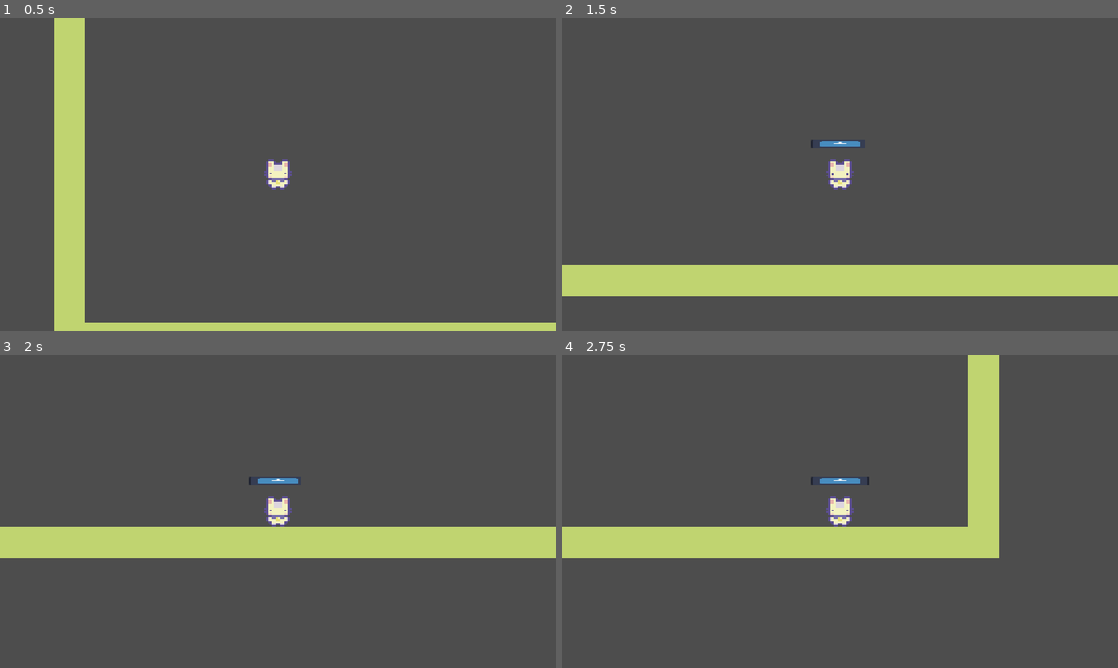
Above: before the commit, frames 1-4 (two rows, left to right).
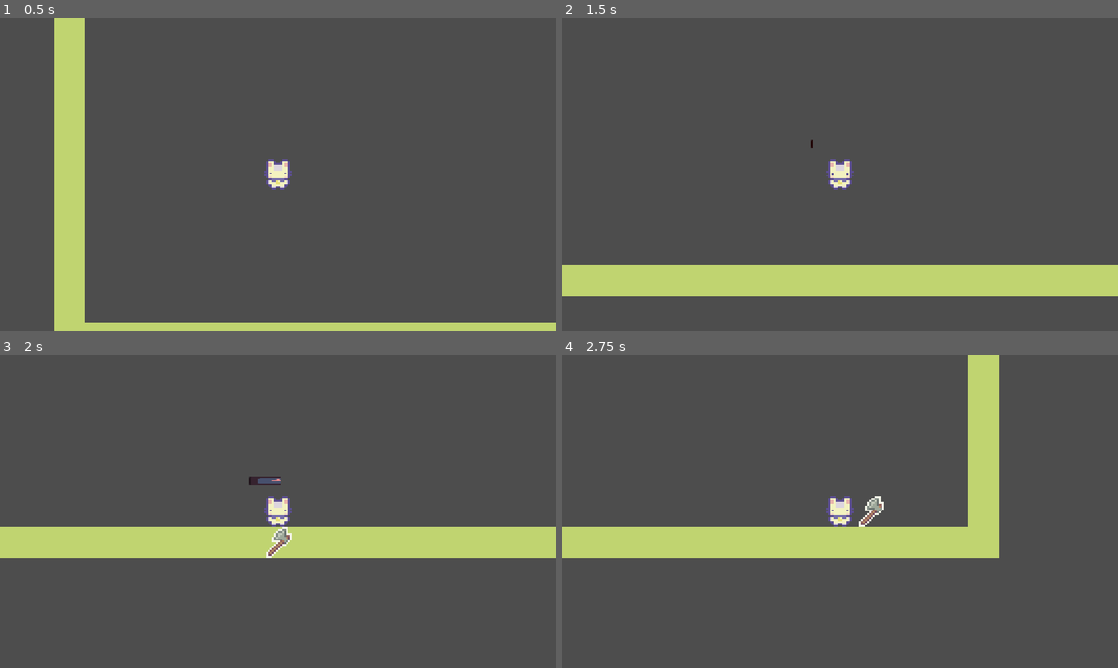
Above: after the commit, the same moments.

Repository: autumnevelyn/Jam-Game
Game: Godot game, scene res://scenes/levels/level_1.tscn
The game is run twice, just before and just after one commit, with the same random seed, the same clock (stepped at 60 frames per second) and the same inputs. The engine's default icon, where the game draws it, is replaced by a stand-in: a white triangle on a blue panel in a dark square.
Inputs:
- Up to frame 1 (0.5 s): no input
- Up to frame 2 (1.5 s): tap Enter (ui_accept) at 0.5, 1.35 s; hold Right (ui_right) 0.53-1.28 s; hold Enter (ui_accept) 0.53-1.28 s; hold Down (ui_down) from 1.28 s (still down)
- Up to frame 3 (2 s): keep holding Down (ui_down); tap Enter (ui_accept) at 1.52, 1.82 s
- Up to frame 4 (2.75 s): release Down (ui_down) at 2.03 s; hold Right (ui_right) from 2.03 s (still down); hold Enter (ui_accept) from 2.03 s (still down)

Frame 1 is identical in both runs. In frame 2, 0.1% of the frame differs, in the area x 44-54%, y 38-42%; in frame 3, 0.4%, in the area x 45-54%, y 38-65%; in frame 4, 0.4%.

Commit message:
to early attack indicator

Diff:
--- a/scenes/prefabs/player.tscn
+++ b/scenes/prefabs/player.tscn
@@ -32,6 +32,7 @@
 offset_right = 113.0
 offset_bottom = 110.0
 scale = Vector2(0.235, 0.035)
+value = 44.0
 texture_progress = ExtResource("4_8cdkg")
 
 [connection signal="timeout" from="Timer" to="." method="_on_timer_timeout"]
--- a/scripts/player.gd
+++ b/scripts/player.gd
@@ -28,13 +28,21 @@
 	if(directionY != 0):
 		attack_hitbox.position.y = directionY * 16;
 	elif(directionX != 0): attack_hitbox.position.y = 0;
-	if Input.is_action_pressed("ui_accept"):
-		timer.start();
+	if Input.is_action_just_pressed("ui_accept"):
+		tryAttack();
 
 
 	texture_progress_bar.value = (timer.time_left / timer.wait_time) * 100;
 
 	move_and_slide()
+
+func tryAttack():
+	if(timer.is_stopped()):
+		timer.start();
+	else:
+		var tween = create_tween();
+		texture_progress_bar.tint_progress = Color(1.0, 0.0, 0.0);
+		tween.tween_property(texture_progress_bar, "tint_progress", Color(1.0, 1.0, 1.0), 1.0);
 
 
 func attack():
